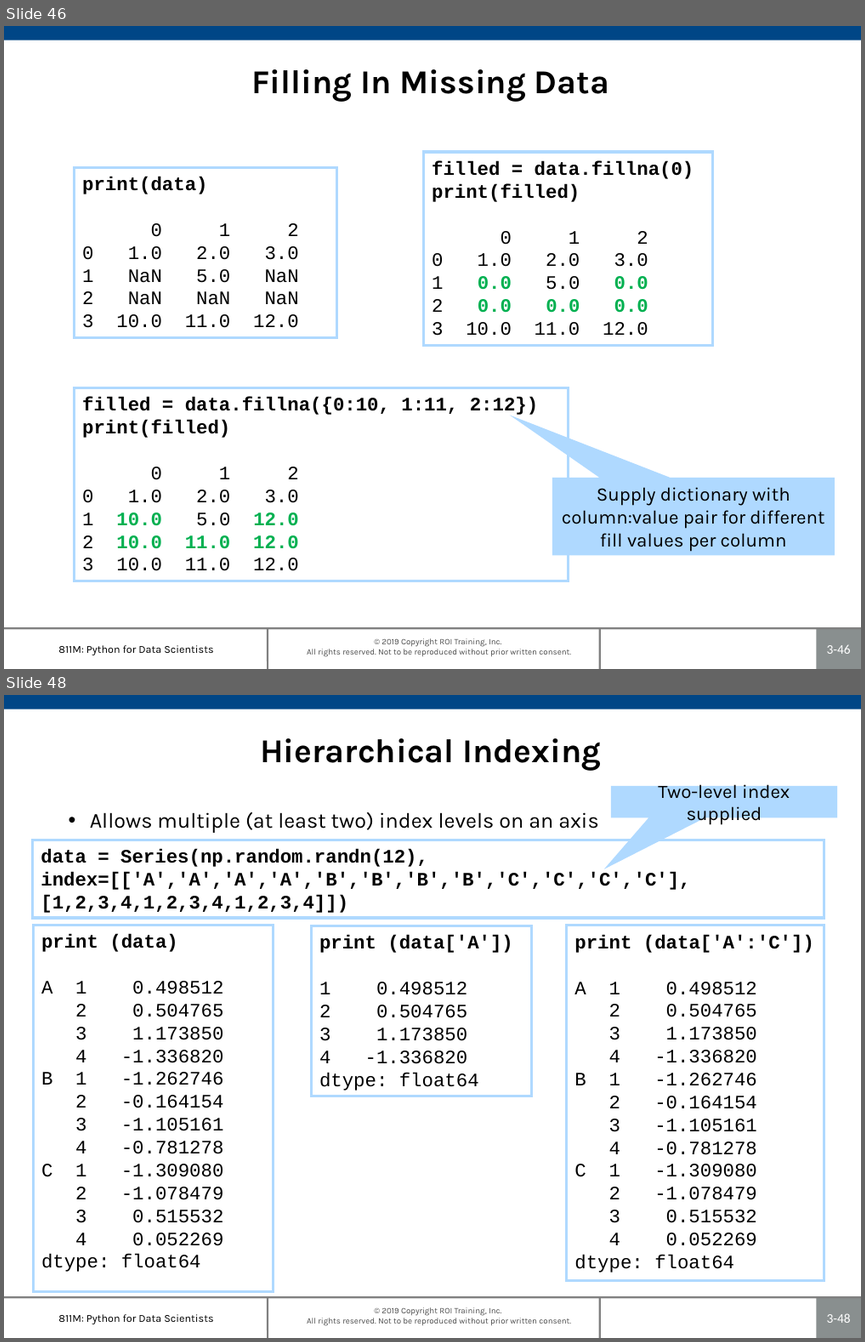
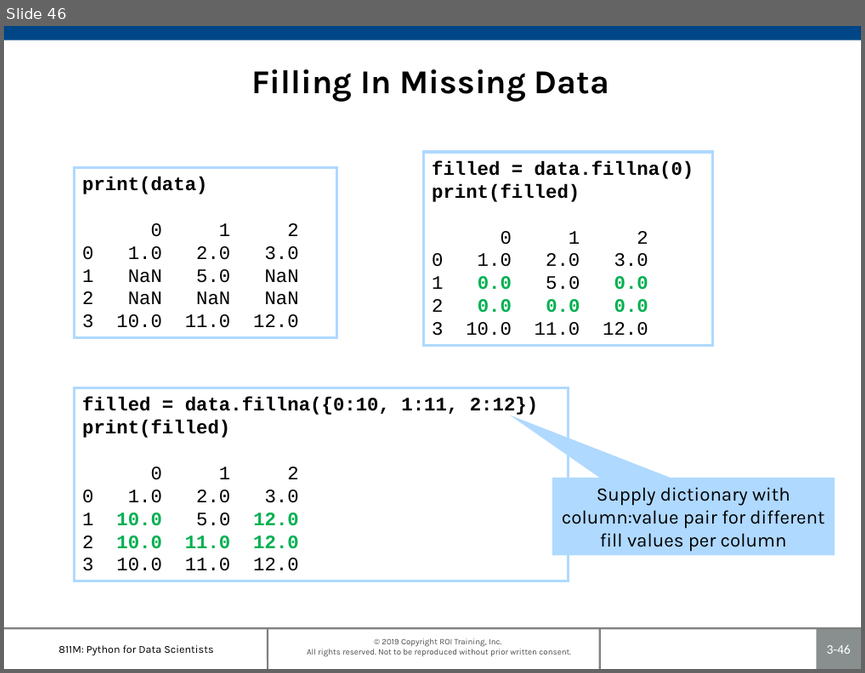
Before and after one commit to roitraining/PythonProgram, a slide deck: Day3-Pandas/Ch03_Pandas.pptx. Shown one above the other, each under a label of ours: slides 46 and 48 before the commit, slide 46 after it; the slides between them are not shown. The pictures are 865x1342 and 865x673 pixels, drawn with LibreOffice and Linux fonts; fonts in the diff are those of the drawing; background and template pictures are left out. Boxes give left, top, right and bottom in pixels: in the first picture for what was removed or moved away, otherwise in the second. Text is boxed around its words. In the diff, an @@ line names an element or a change of style, - is before the commit and + after.

```diff
--- a/Day3-Pandas/Ch03_Pandas.pptx
+++ b/Day3-Pandas/Ch03_Pandas.pptx
@@ slide 48 removed at box(4, 695, 861, 1338), background #FFFFFF; not listed: 7 template elements that a slide beside it also shows @@
@@ title removed at box(260, 738, 602, 771) @@
-Hierarchical Indexing
@@ speech box removed at box(611, 786, 837, 817) @@
-Two-level index supplied
@@ text removed at box(90, 812, 598, 833) @@
-• Allows multiple (at least two) index levels on an axis
@@ rectangle removed at box(32, 839, 824, 918) @@
-data = Series(np.random.randn(12), index=[['A','A','A','A','B','B','B','B','C','C','C','C'], [1,2,3,4,1,2,3,4,1,2,3,4]])
@@ rectangle removed at box(33, 925, 273, 1291) @@
-print (data)
-A 1 0.498512
-2 0.504765
-3 1.173850
-4 -1.336820
-B 1 -1.262746
-2 -0.164154
-3 -1.105161
-4 -0.781278
-C 1 -1.309080
-2 -1.078479
-3 0.515532
-4 0.052269
-dtype: float64
@@ rectangle removed at box(311, 925, 532, 1096) @@
-print (data['A'])
-1 0.498512
-2 0.504765
-3 1.173850
-4 -1.336820
-dtype: float64
@@ rectangle removed at box(566, 925, 824, 1280) @@
-print (data['A':'C'])
-A 1 0.498512
-2 0.504765
-3 1.173850
-4 -1.336820
-B 1 -1.262746
-2 -0.164154
-3 -1.105161
-4 -0.781278
-C 1 -1.309080
-2 -1.078479
-3 0.515532
-4 0.052269
-dtype: float64
```
Also in this commit, not shown: 8 slides changed, 4 other slides removed.
